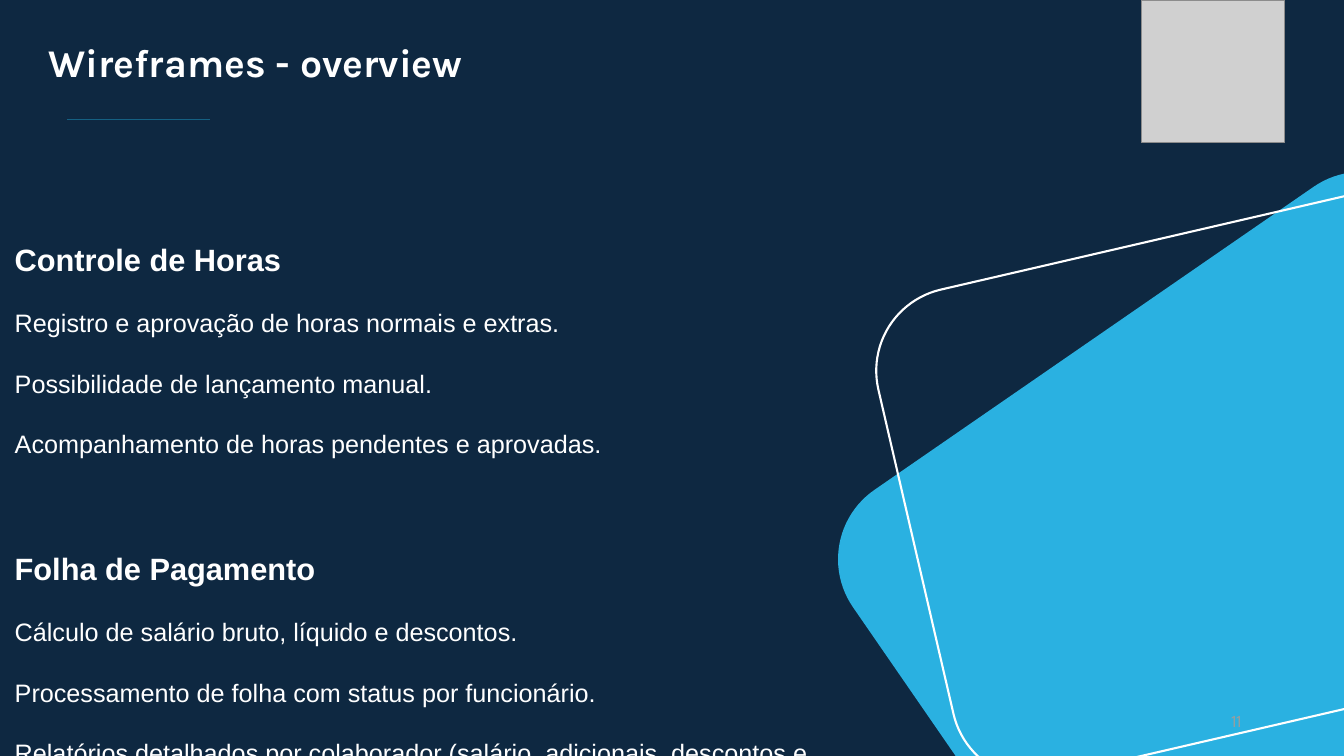
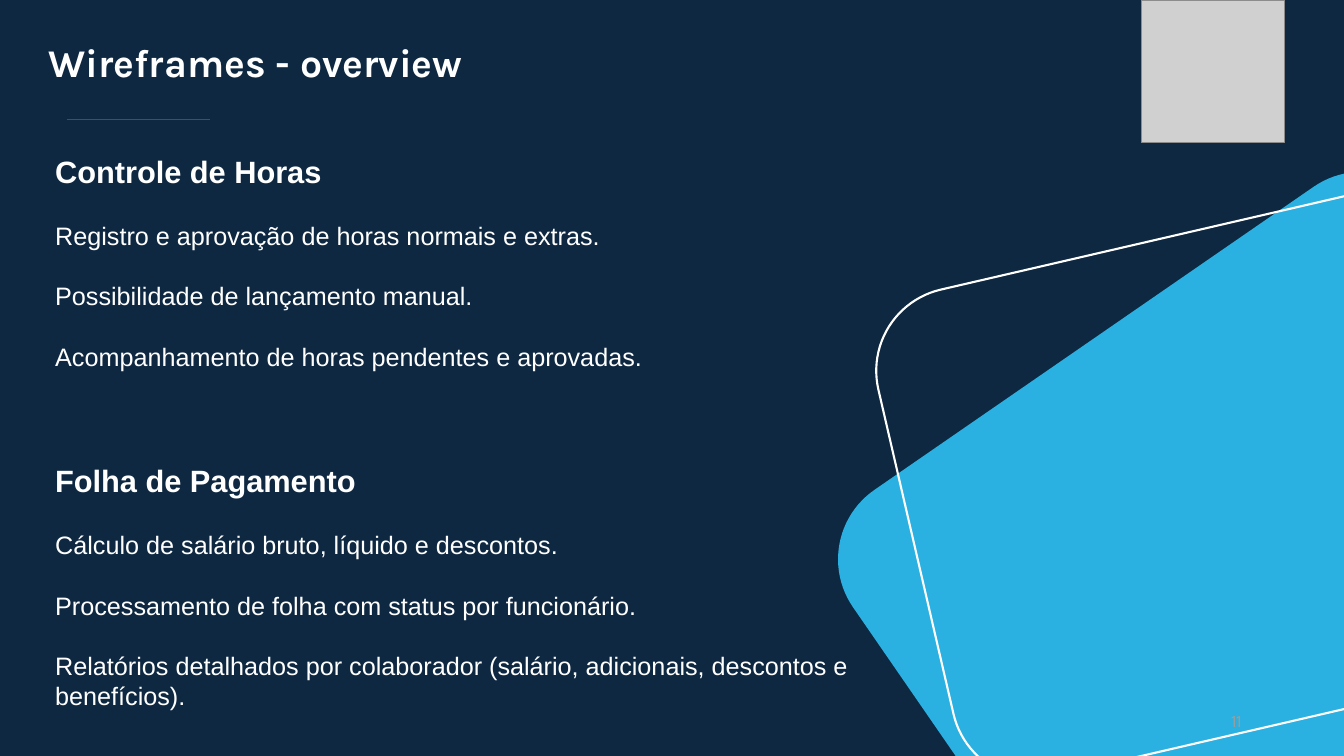
Before and after one commit to pm-puc-minas/calculo-folha-pagamento-lab2-grupo6, a slide deck: slide 11 of doc/Apresentação 1 PM.pptx. Drawn at 1344x756 pixels with LibreOffice and Linux fonts; fonts in the diff are those of the drawing; grey boxes stand for pictures; background and template pictures are left out. Boxes give left, top, right and bottom in pixels: in the first picture for what was removed or moved away, otherwise in the second. Text is boxed around its words. In the diff, an @@ line names an element or a change of style, - is before the commit and + after.

```diff
--- a/doc/Apresentação 1 PM.pptx
+++ b/doc/Apresentação 1 PM.pptx
@@ text "Controle de Horas" rewrapped from <box>15,248,602,707</box> to <box>55,160,847,711</box> @@
```
Also in this commit, not shown: 15 other slides changed, 1 other file.
